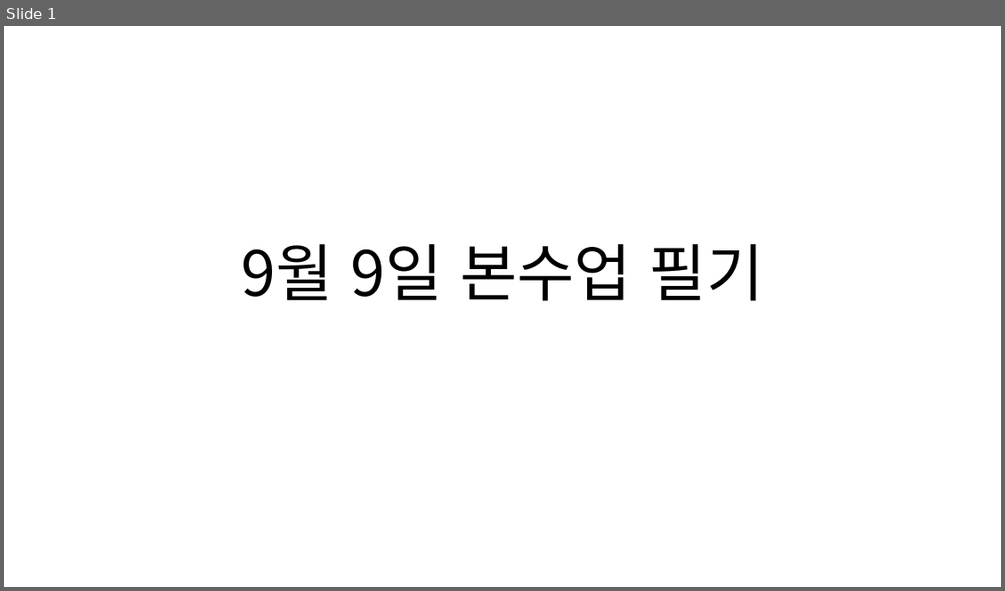
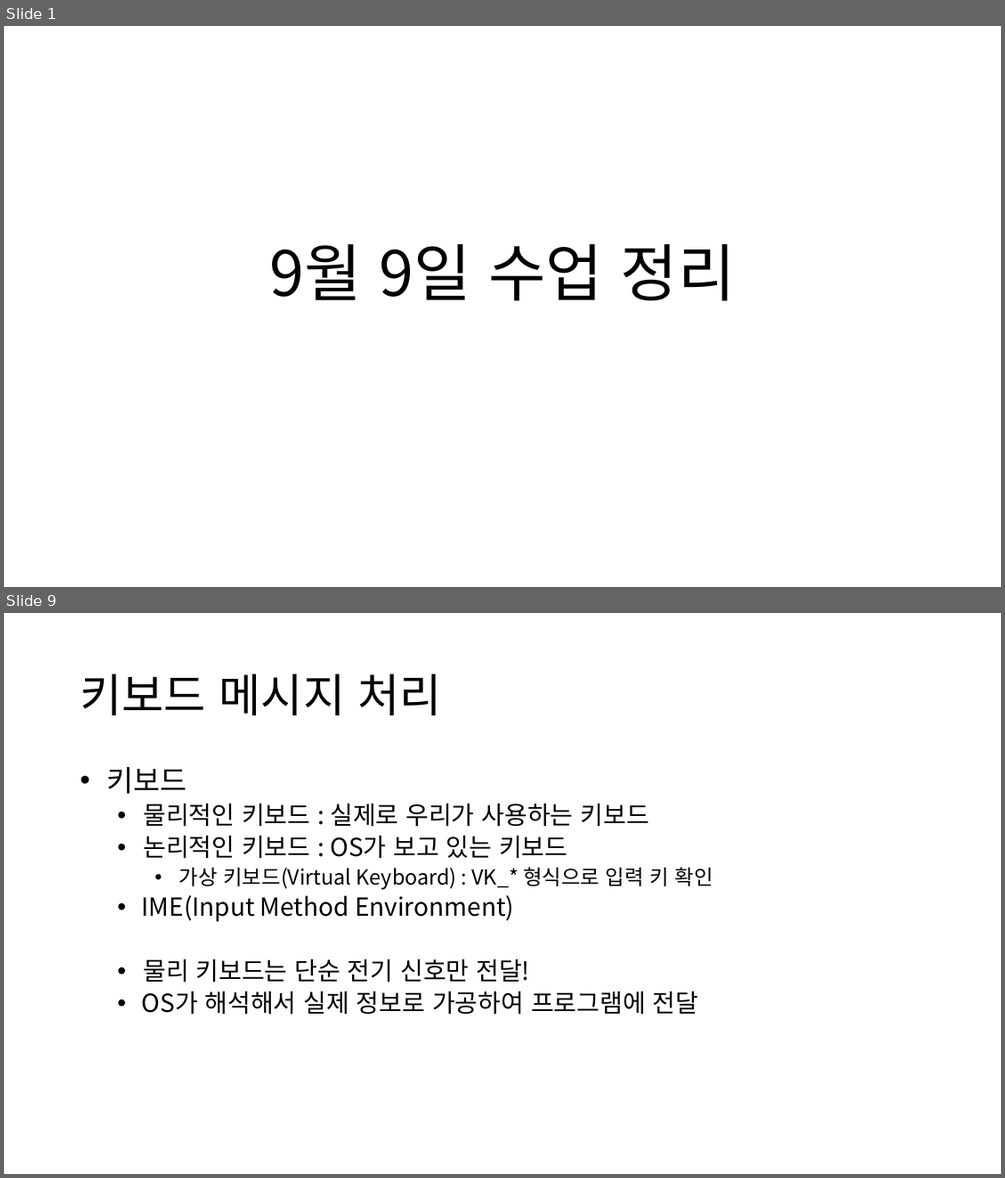
Before and after one commit to ycs-wikim/2024_vcpp1, a slide deck: 0909_수업정리.pptx. Shown one above the other, each under a label of ours: slide 1 before the commit, slides 1 and 9 after it; the slides between them are not shown. The pictures are 1005x591 and 1005x1178 pixels, drawn with LibreOffice and Linux fonts; fonts in the diff are those of the drawing. Boxes give left, top, right and bottom in pixels: in the first picture for what was removed or moved away, otherwise in the second. Text is boxed around its words. In the diff, an @@ line names an element or a change of style, - is before the commit and + after.

```diff
--- a/0909_수업정리.pptx
+++ b/0909_수업정리.pptx
@@ slide 9 added at bbox=[4, 613, 1001, 1174], background #FFFFFF @@
@@ title added at bbox=[80, 674, 442, 715], 44 pt, text #000000 @@
+키보드 메시지 처리
@@ text added at bbox=[107, 767, 713, 1014], 24 pt, text #000000 @@
+• 키보드
+  • 물리적인 키보드 : 실제로 우리가 사용하는 키보드
+  • 논리적인 키보드 : OS가 보고 있는 키보드
+    • 가상 키보드(Virtual Keyboard) : VK_* 형식으로 입력 키 확인
+  • IME(Input Method Environment)
+  • 물리 키보드는 단순 전기 신호만 전달!
+  • OS가 해석해서 실제 정보로 가공하여 프로그램에 전달
@@ slide 1 changed as well @@
@@ title at bbox=[270, 244, 736, 301]: text changed @@
-9월 9일 본수업 필기
+9월 9일 수업 정리
```
Also in this commit, not shown: 3 other slides added, 11 other files.
